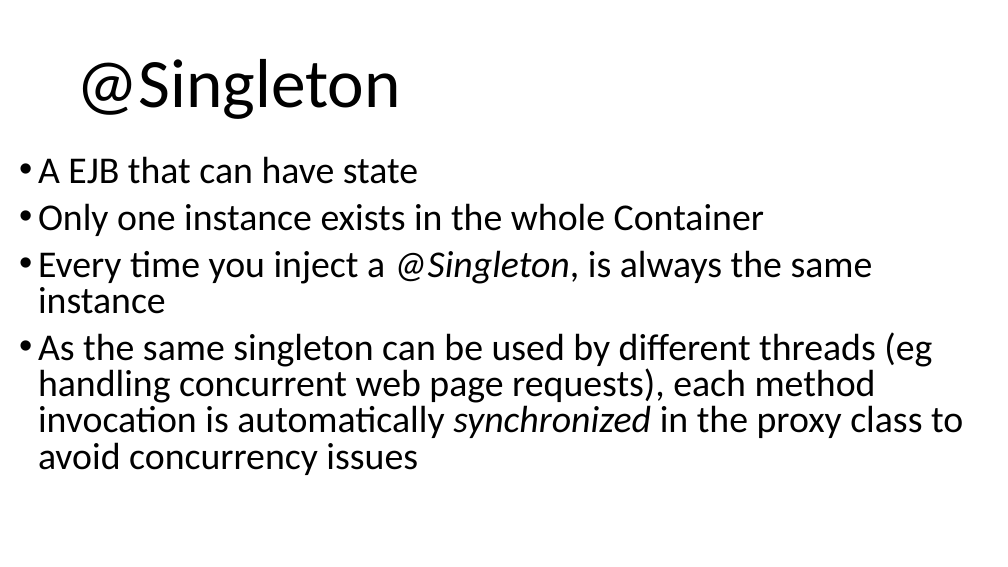
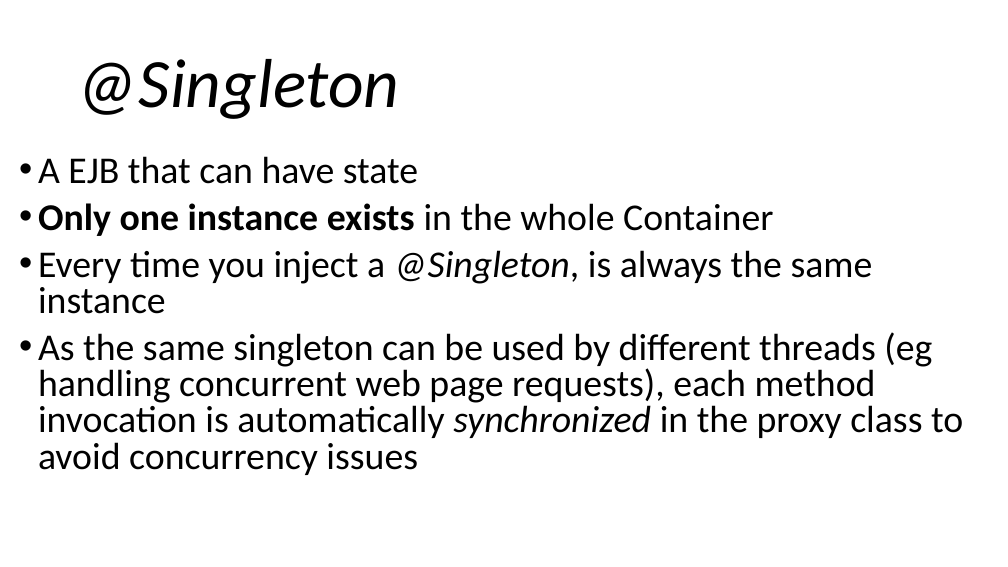
Before and after one commit to arcuri82/testing_security_development_enterprise_systems, a slide deck: slide 6 of doc/intro/slides/lesson_05_ejb.pptx. Drawn at 1008x567 pixels with LibreOffice and Linux fonts; fonts in the diff are those of the drawing. Boxes give left, top, right and bottom in pixels: in the first picture for what was removed or moved away, otherwise in the second. Text is boxed around its words. In the diff, an @@ line names an element or a change of style, - is before the commit and + after.

```diff
--- a/doc/intro/slides/lesson_05_ejb.pptx
+++ b/doc/intro/slides/lesson_05_ejb.pptx
@@ title "@Singleton" at (77,59,399,119): italic on @@
@@ text at (38,203,773,236): bold on in "Only one instance exists" @@
```
Also in this commit, not shown: 5 other slides changed, 1 slide added, 1 other file.
